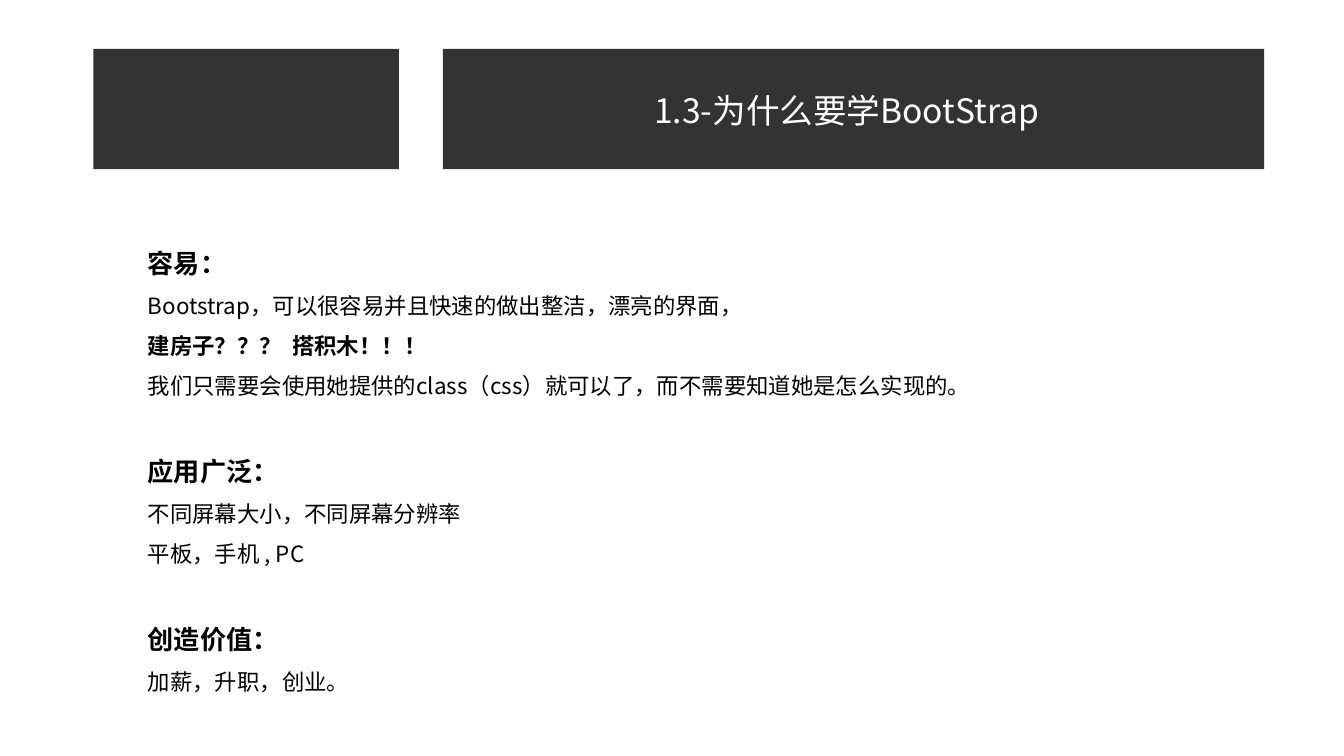
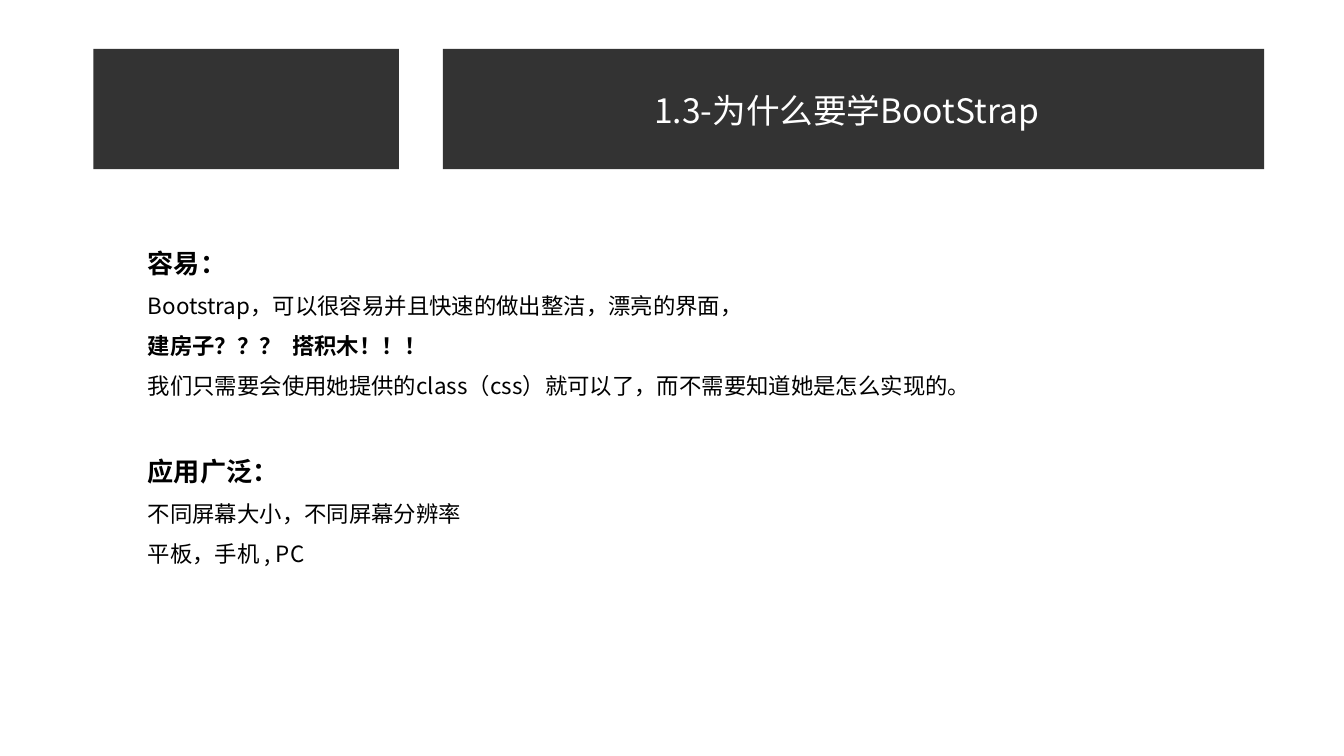
Before and after one commit to lovewula/one_month, a slide deck: slide 3 of bootstarp/BootStrap实战【潭州学院】.ppt (slide 4 before the commit). Drawn at 1344x756 pixels with LibreOffice and Linux fonts; fonts in the diff are those of the drawing; background and template pictures are left out. Boxes give left, top, right and bottom in pixels: in the first picture for what was removed or moved away, otherwise in the second. Text is boxed around its words. In the diff, an @@ line names an element or a change of style, - is before the commit and + after.

```diff
--- a/bootstarp/BootStrap实战【潭州学院】.ppt
+++ b/bootstarp/BootStrap实战【潭州学院】.ppt
@@ text at <box>148,626,349,693</box>: paragraphs removed @@
-创造价值：
-加薪，升职，创业。
```
Also in this commit, not shown: 2 other slides changed, 2 slides removed.
